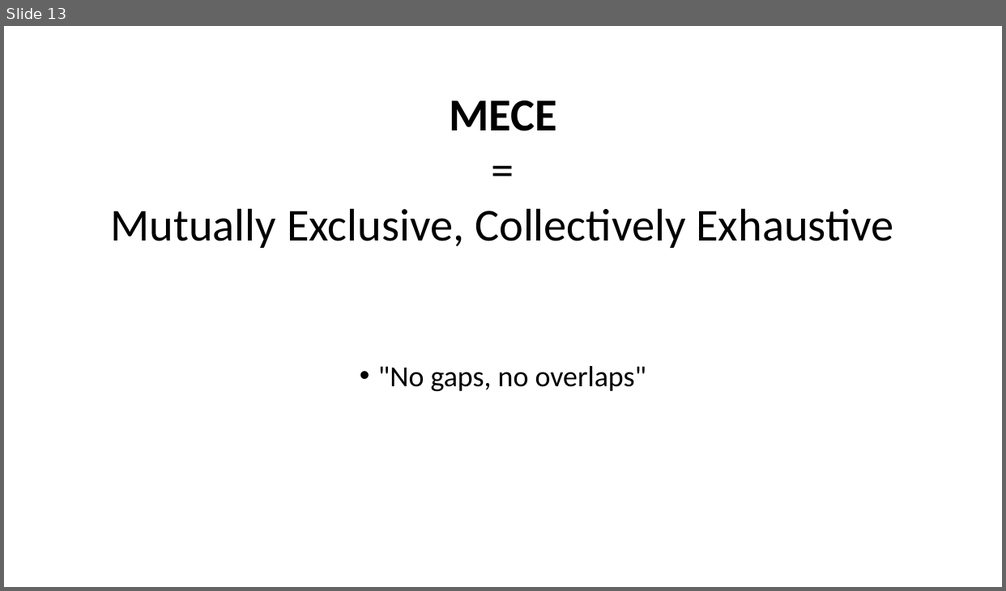
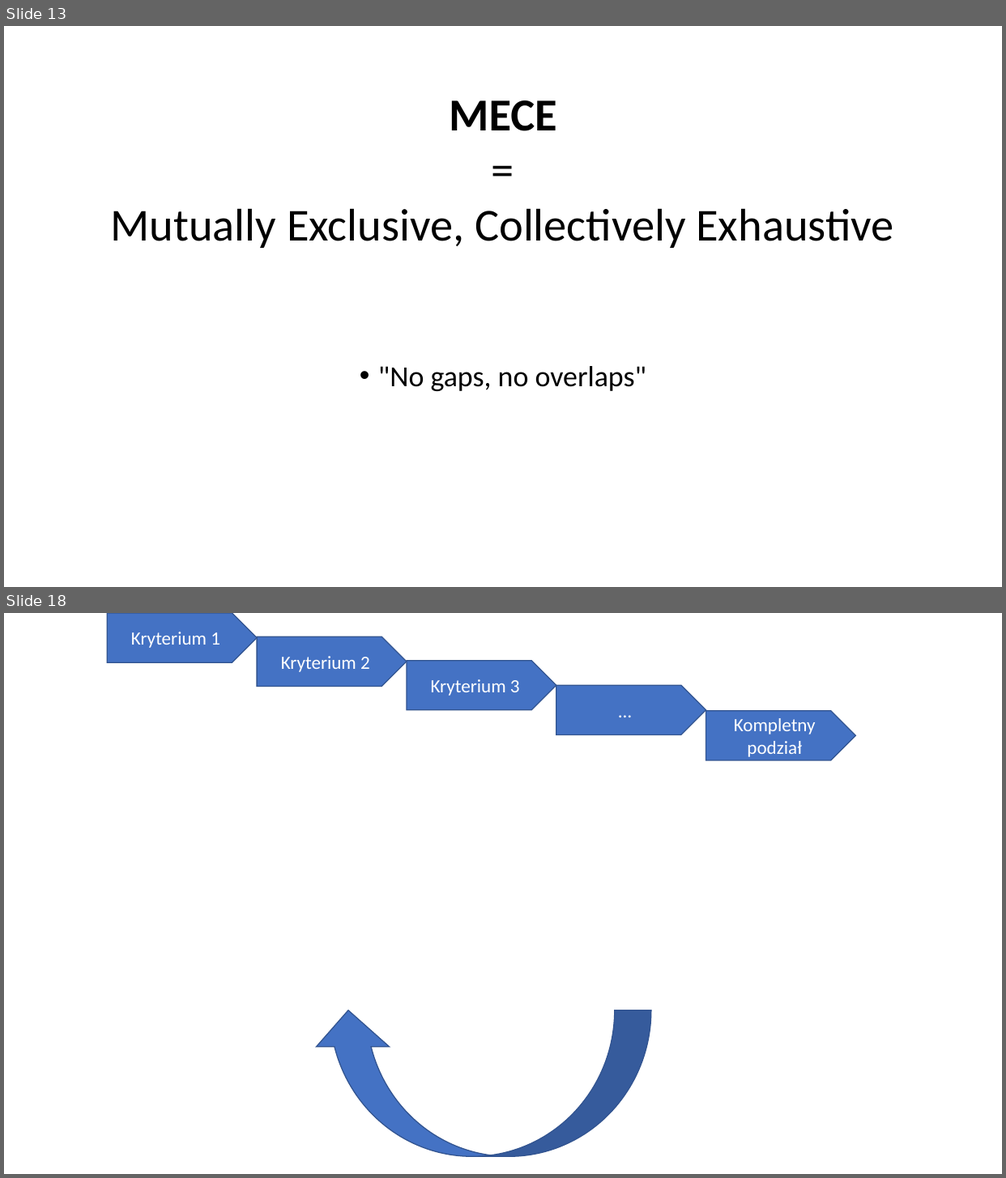
Before and after one commit to Jblew/mece-motivation-workshops, a slide deck: prezentacja-v1.pptx. Shown one above the other, each under a label of ours: slide 13 before the commit, slides 13 and 18 after it; the slides between them are not shown. The pictures are 1006x591 and 1006x1178 pixels, drawn with LibreOffice and Linux fonts; fonts in the diff are those of the drawing; background and template pictures are left out. Boxes give left, top, right and bottom in pixels: in the first picture for what was removed or moved away, otherwise in the second. Text is boxed around its words. In the diff, an @@ line names an element or a change of style, - is before the commit and + after.

```diff
--- a/prezentacja-v1.pptx
+++ b/prezentacja-v1.pptx
@@ slide 18 added at [4, 613, 1002, 1174], background picture (left out) @@
@@ pentagon arrow added at [108, 613, 257, 662], fill #4472C4, outline #325491 1 pt, 18 pt, text #FFFFFF @@
+Kryterium 1
@@ pentagon arrow added at [257, 637, 407, 687], fill #4472C4, outline #325491 1 pt, 18 pt, text #FFFFFF @@
+Kryterium 2
@@ pentagon arrow added at [407, 661, 556, 710], fill #4472C4, outline #325491 1 pt, 18 pt, text #FFFFFF @@
+Kryterium 3
@@ pentagon arrow added at [556, 686, 706, 735], fill #4472C4, outline #325491 1 pt, 18 pt, text #FFFFFF @@
+…
@@ pentagon arrow added at [706, 711, 856, 760], fill #4472C4, outline #325491 1 pt, 18 pt, text #FFFFFF @@
+Kompletny podział
@@ curved left arrow added at [311, 1011, 651, 1157], fill #4472C4, outline #325491 1 pt @@
```
Also in this commit, not shown: 1 slide changed, 32 other slides added, 3 other files.
